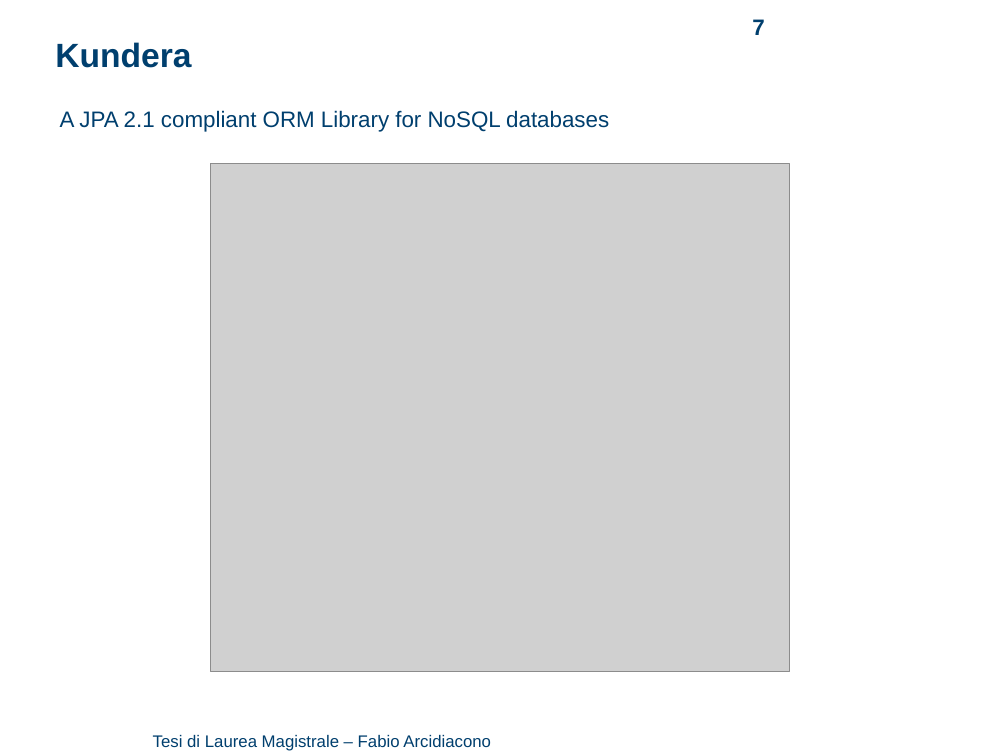
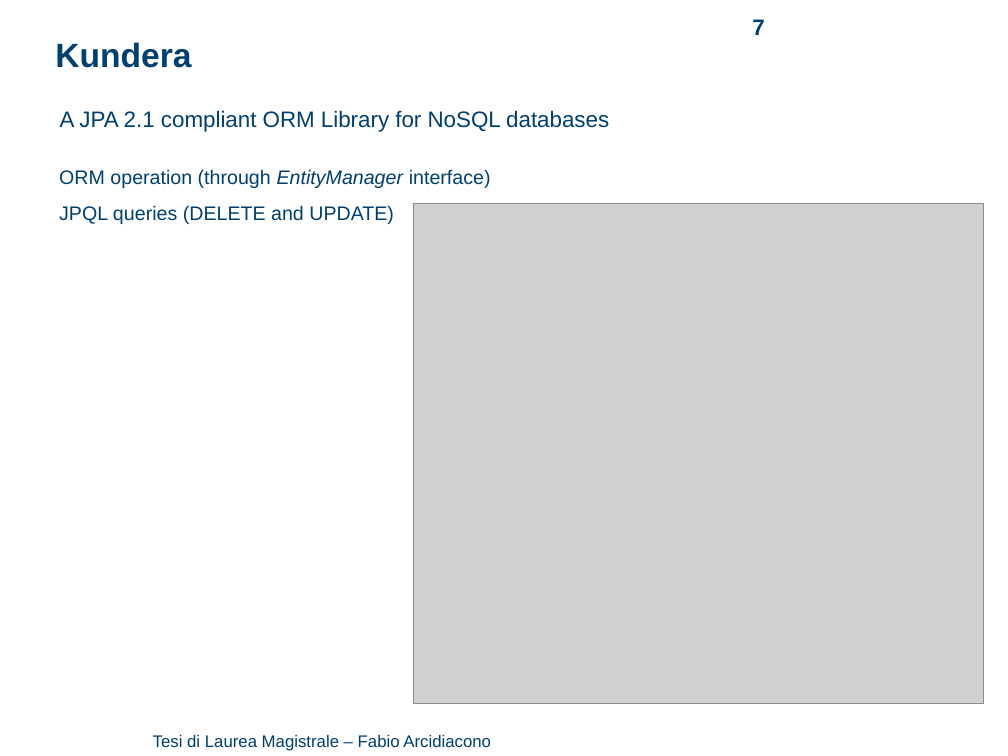
Before and after one commit to arci/thesis, a slide deck: slide 7 of presentation/ThesisPresentation.pptx. Drawn at 1008x756 pixels with LibreOffice and Linux fonts; fonts in the diff are those of the drawing; grey boxes stand for pictures; background and template pictures are left out. Boxes give left, top, right and bottom in pixels: in the first picture for what was removed or moved away, otherwise in the second. Text is boxed around its words. In the diff, an @@ line names an element or a change of style, - is before the commit and + after.

```diff
--- a/presentation/ThesisPresentation.pptx
+++ b/presentation/ThesisPresentation.pptx
@@ text added at (x1=59, y1=169, x2=491, y2=224), 14 pt, text #003F6E @@
+ORM operation (through EntityManager interface)
+JPQL queries (DELETE and UPDATE)
@@ picture resized from (x1=211, y1=163, x2=789, y2=671) to (x1=413, y1=204, x2=984, y2=704) @@
```
Also in this commit, not shown: 7 other slides changed, 4 other files.
